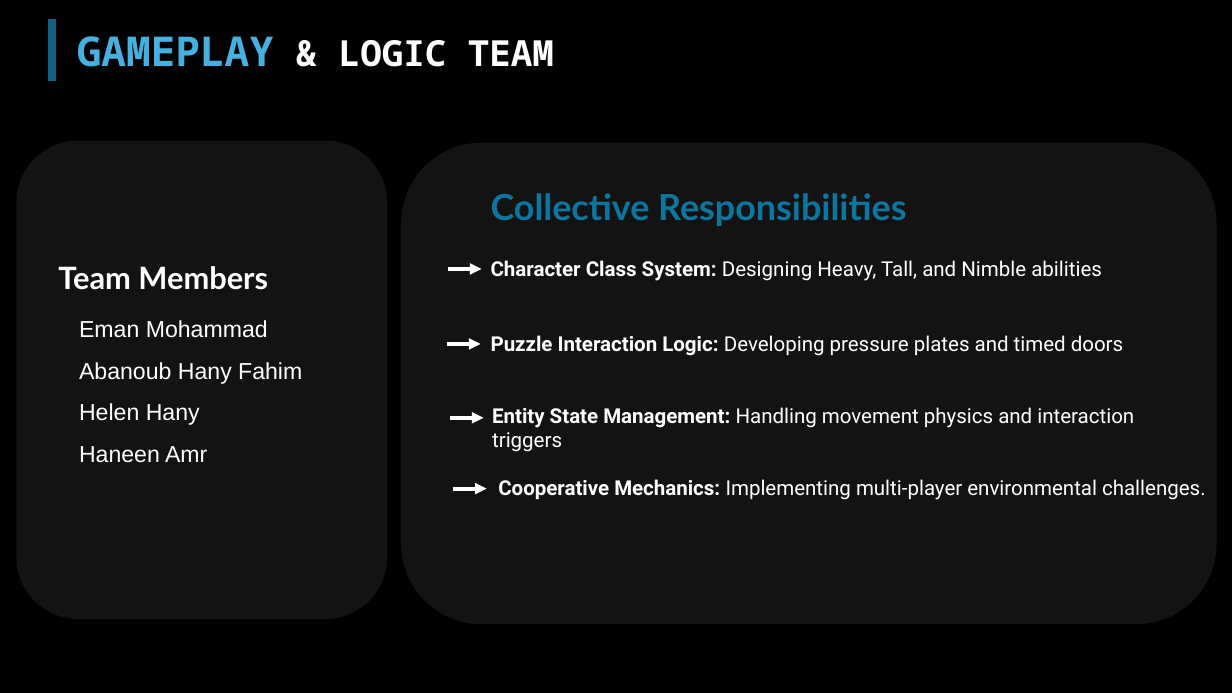
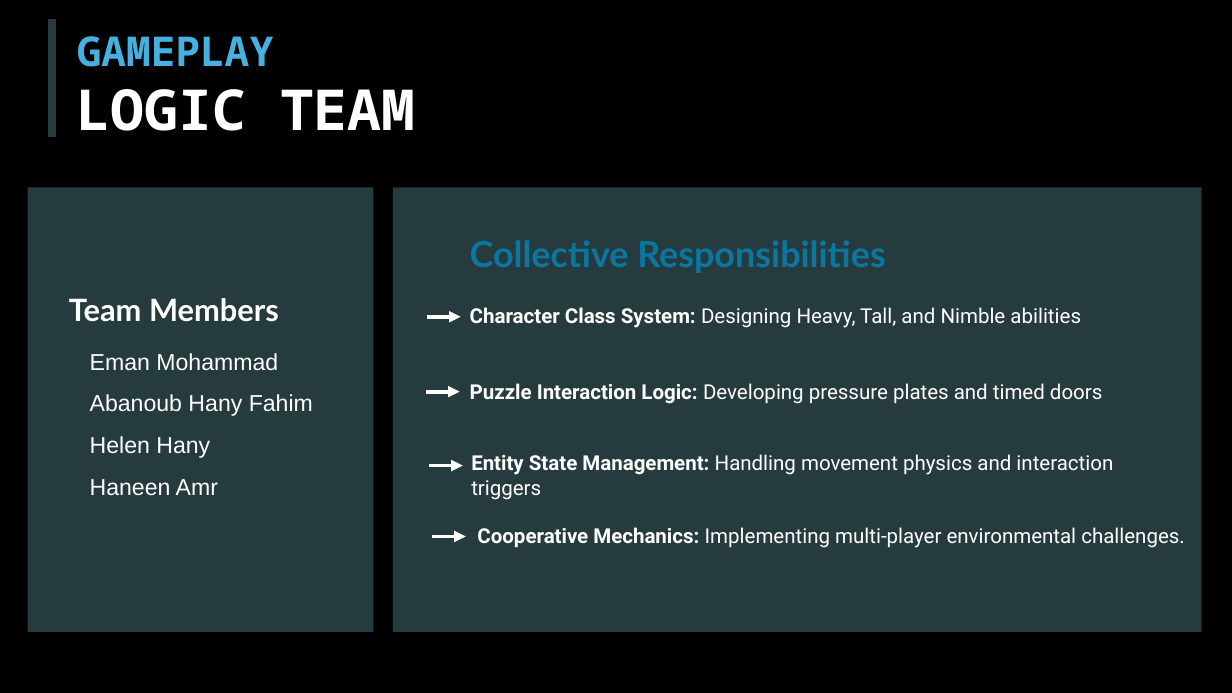
Before and after one commit to emanmo5050-oss/GamEngine26, a slide deck: slide 4 of GamEngine26.pptx (slide 5 before the commit). Drawn at 1232x693 pixels with LibreOffice and Linux fonts; fonts in the diff are those of the drawing; background and template pictures are left out. Boxes give left, top, right and bottom in pixels: in the first picture for what was removed or moved away, otherwise in the second. Text is boxed around its words. In the diff, an @@ line names an element or a change of style, - is before the commit and + after.

```diff
--- a/GamEngine26.pptx
+++ b/GamEngine26.pptx
@@ line moved from (53, 18) - (53, 81) to (53, 18) - (53, 137) @@
@@ line (53, 18) - (53, 137): stroke #156082 6 pt to #263B3E 6 pt @@
@@ text at (77,36,416,131): text changed; size 28 to 44 pt @@
-GAMEPLAY & LOGIC TEAM
+GAMEPLAY
+LOGIC TEAM
@@ rounded rectangle removed at (17,140,387,619) @@
@@ rounded rectangle removed at (401,142,1216,624) @@
@@ rectangle added at (28,188,373,632), fill #263B3E @@
@@ rectangle added at (393,188,1202,632), fill #263B3E @@
@@ text "Team Members": place and size @@
-text "Team Members" at (58,266,268,290)
+text "Team Members" at (69,298,279,322)
@@ text "Eman Mohammad": place and size @@
-text "Eman Mohammad" at (79,320,302,463)
+text "Eman Mohammad" at (90,353,313,495)
@@ 4 arrows, 3 texts: place and size @@
-4 arrows, 3 texts at (446,193,1123,489)
+4 arrows, 3 texts at (426,240,1102,537)
@@ text "Entity State Management: Handling movement ...": place and size @@
-text "Entity State Management: Handling movement ..." at (492,407,1134,452)
+text "Entity State Management: Handling movement ..." at (471,454,1113,500)
@@ text "Cooperative Mechanics: Implementing multi-player environment ...": place and size @@
-text "Cooperative Mechanics: Implementing multi-player environment ..." at (498,479,1206,500)
+text "Cooperative Mechanics: Implementing multi-player environment ..." at (477,527,1185,548)
```
Also in this commit, not shown: 5 other slides changed, 8 slides added, 5 slides removed, 5 other files.
